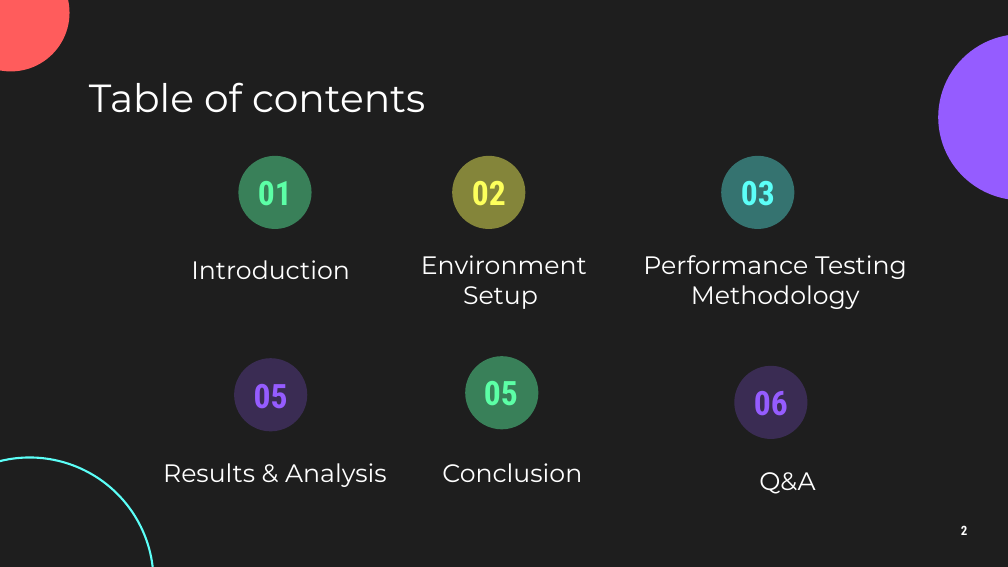
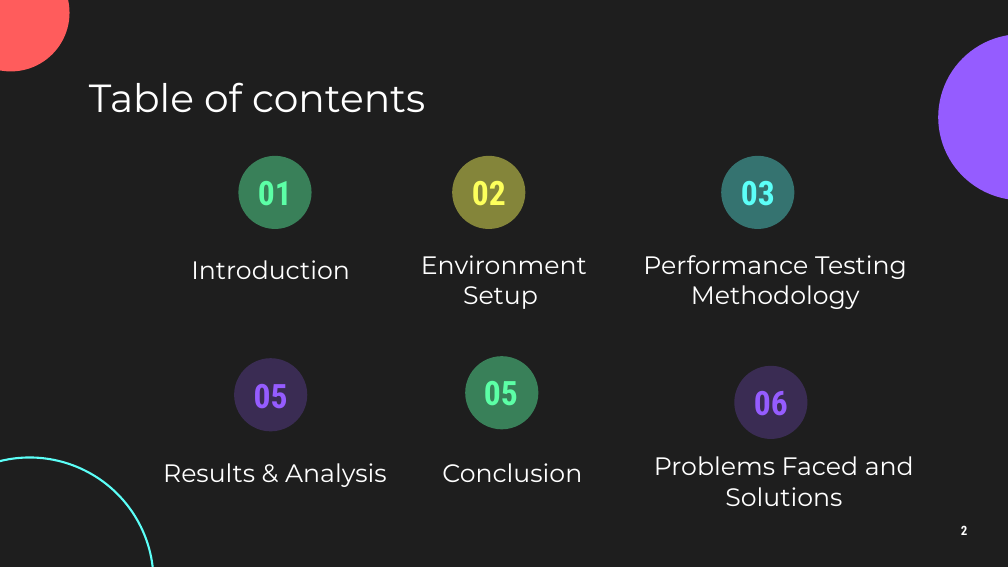
Before and after one commit to ahmedtarek26/cloud_basics_project, a slide deck: slide 2 of Cloud Computing Performance Testing.pptx. Drawn at 1008x567 pixels with LibreOffice and Linux fonts; fonts in the diff are those of the drawing. Boxes give left, top, right and bottom in pixels: in the first picture for what was removed or moved away, otherwise in the second. Text is boxed around its words. In the diff, an @@ line names an element or a change of style, - is before the commit and + after.

```diff
--- a/Cloud Computing Performance Testing.pptx
+++ b/Cloud Computing Performance Testing.pptx
@@ title at bbox=[654, 456, 914, 506]: text changed @@
-Q&A
+Problems Faced and Solutions
```
Also in this commit, not shown: 6 other slides changed, 2 slides added.
